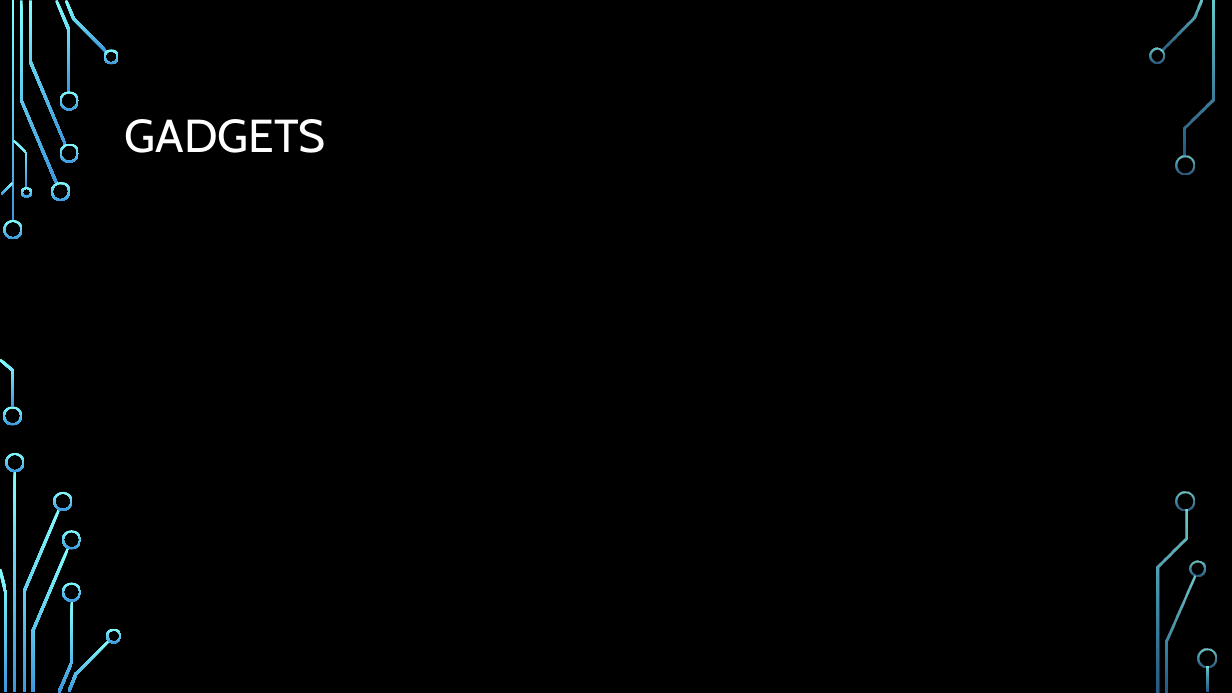
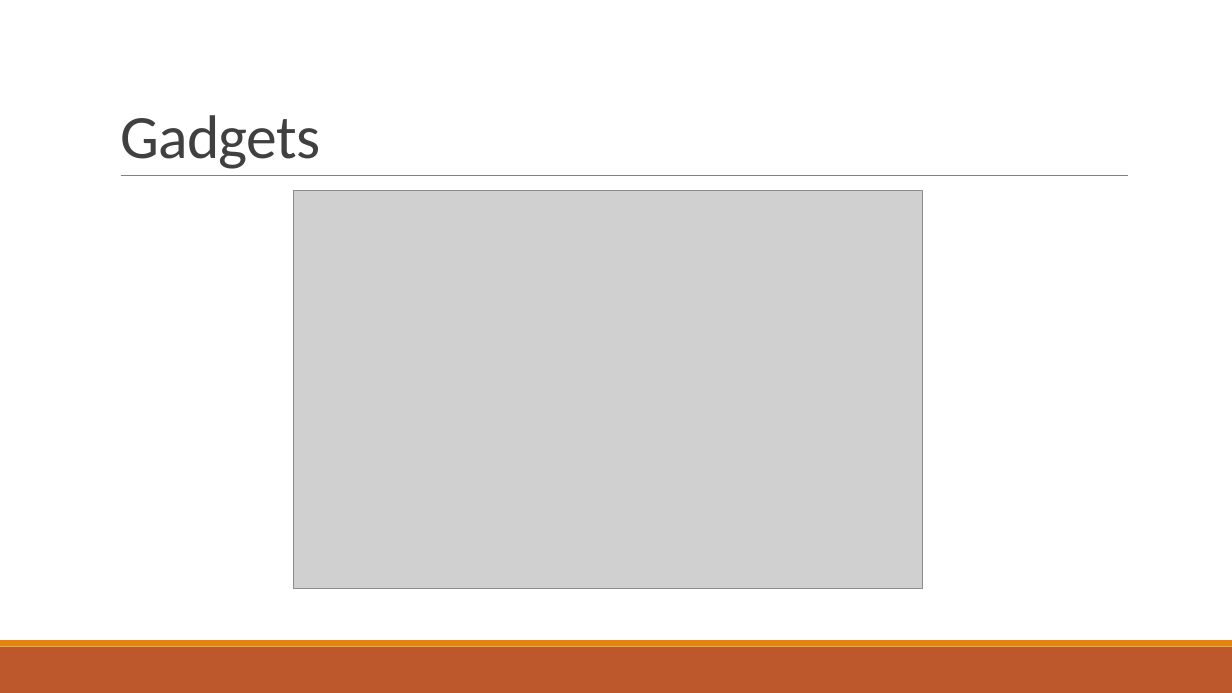
Before and after one commit to stoiveyp/DDDWales2018, a slide deck: slide 26 of Presentation/VoiceAndMore.pptx (slide 9 before the commit). Drawn at 1232x693 pixels with LibreOffice and Linux fonts; fonts in the diff are those of the drawing; grey boxes stand for pictures; background and template pictures are left out. Boxes give left, top, right and bottom in pixels: in the first picture for what was removed or moved away, otherwise in the second. Text is boxed around its words. In the diff, an @@ line names an element or a change of style, - is before the commit and + after.

```diff
--- a/Presentation/VoiceAndMore.pptx
+++ b/Presentation/VoiceAndMore.pptx
@@ background picture (left out) to #FFFFFF @@
@@ title "Gadgets" at (120,115,320,169): vertical alignment middle to bottom @@
@@ title at (120,115,320,169): text changed; size 36 to 48 pt; font Cabin to Calibri; text colour #FFFFFF to #404040 @@
-GADGETS
+Gadgets
@@ line added from (121, 176) to (1128, 176), #808080 0.5 pt @@
@@ picture added at (293,191,922,590) @@
@@ rectangle added at (0,647,1232,693), fill #BD582C @@
@@ rectangle added at (0,640,1232,647), fill #E48312 @@
@@ group removed at (0,0,1217,693): 33 freeform shapes, 3 rectangles @@
```
Also in this commit, not shown: 3 other slides changed, 27 slides added, 8 slides removed.
